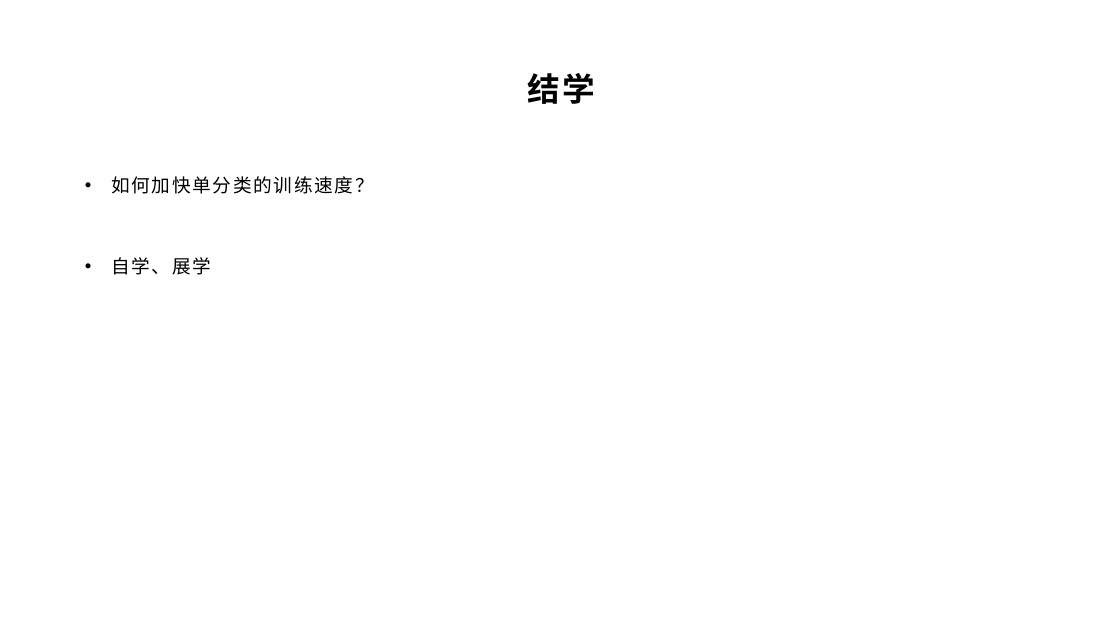
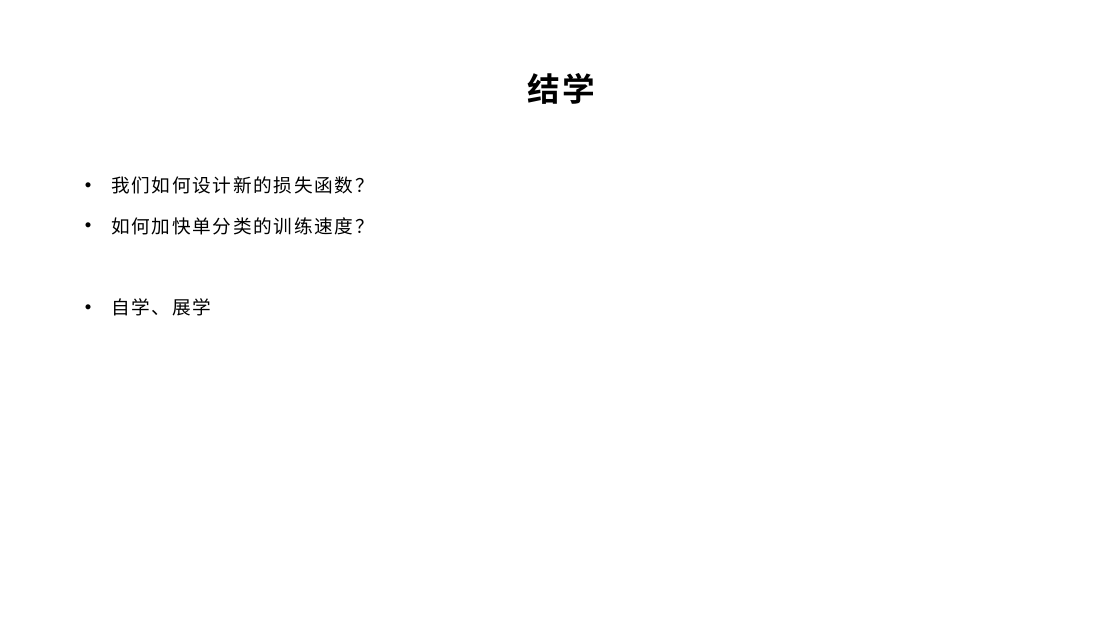
Before and after one commit to yyc-git/DeepLearningEdu, a slide deck: slide 10 of lessons/6_softmax/ppt/使用交叉熵损失函数和Softmax激活函数.pptx. Drawn at 1120x630 pixels with LibreOffice and Linux fonts; fonts in the diff are those of the drawing; background and template pictures are left out. Boxes give left, top, right and bottom in pixels: in the first picture for what was removed or moved away, otherwise in the second. Text is boxed around its words. In the diff, an @@ line names an element or a change of style, - is before the commit and + after.

```diff
--- a/lessons/6_softmax/ppt/使用交叉熵损失函数和Softmax激活函数.pptx
+++ b/lessons/6_softmax/ppt/使用交叉熵损失函数和Softmax激活函数.pptx
@@ text at [111, 176, 374, 194]: paragraph added @@
+• 我们如何设计新的损失函数？
```
Also in this commit, not shown: 1 other slide changed.
